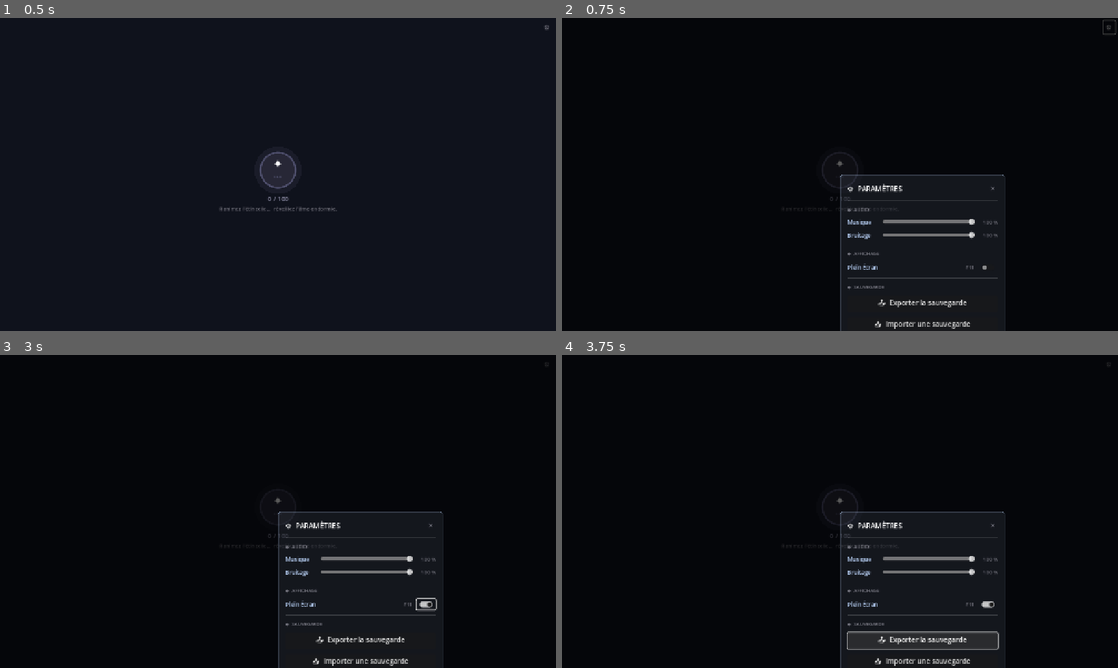
Above: before the commit, frames 1-4 (two rows, left to right).
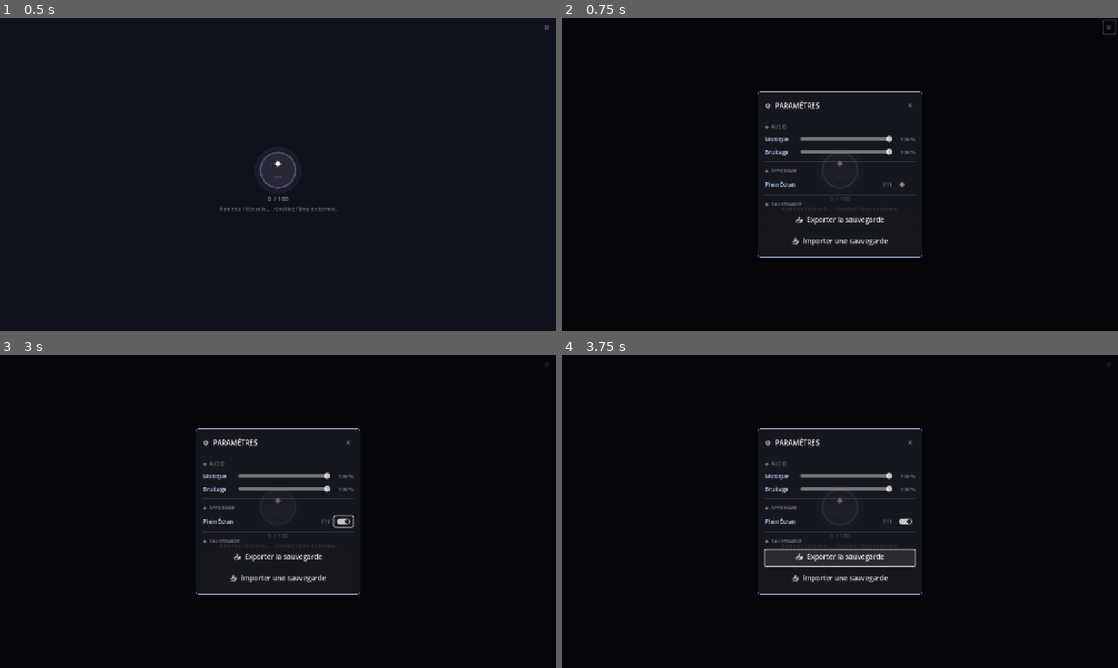
Above: after the commit, the same moments.

Repository: Rhend/Reliquary
Game: Godot game, scene res://scenes/village/village.tscn
Same seed, same stepped clock (60 frames per second), same inputs: the game is played once before the commit and once after it.
Inputs (mouse positions are in pixels of both pictures, inside the frame that each line leads up to; where the layout moved, square brackets give the same spot in the first picture):
- Up to frame 1 (0.5 s): no input
- Up to frame 2 (0.75 s): click "⚙" at 0.5 s
- Up to frame 3 (3 s): click "✕" at 1.25 s; click "⚙" at 2 s; click (344, 520) [428, 605] at 2.75 s
- Up to frame 4 (3.75 s): click "📤 Exporter la sauvegarde" at 3.5 s

Frame 1 is identical in both runs. In frame 2, 3.6% of the frame differs, in the area x 35-80%, y 23-100%; in frame 3, 3.8%; in frame 4, 6.0%.

Commit message:
fix: settings panel centre sur l'ecran (CenterContainer)
set_anchors_preset(PRESET_CENTER) positionnait le coin haut-gauche
au centre. CenterContainer place le contenu au centre de l'overlay.

Diff:
--- a/scenes/village/Village.gd
+++ b/scenes/village/Village.gd
@@ -591,14 +591,18 @@
 	add_child(overlay)
 	_settings_overlay = overlay
 
+	var center := CenterContainer.new()
+	center.set_anchors_and_offsets_preset(PRESET_FULL_RECT)
+	center.mouse_filter = Control.MOUSE_FILTER_PASS
+	overlay.add_child(center)
+
 	var card := PanelContainer.new()
 	card.custom_minimum_size = Vector2(380, 0)
 	card.add_theme_stylebox_override("panel",
 			UIHelpers.card_style(UIColors.TEXT_HEADER, 0.08, 0.35, 1, 6))
 	card.mouse_filter = Control.MOUSE_FILTER_STOP
 	card.gui_input.connect(func(_ev: InputEvent) -> void: pass)
-	card.set_anchors_preset(PRESET_CENTER)
-	overlay.add_child(card)
+	center.add_child(card)
 
 	var mg := UIHelpers.margin_of(16)
 	card.add_child(mg)
